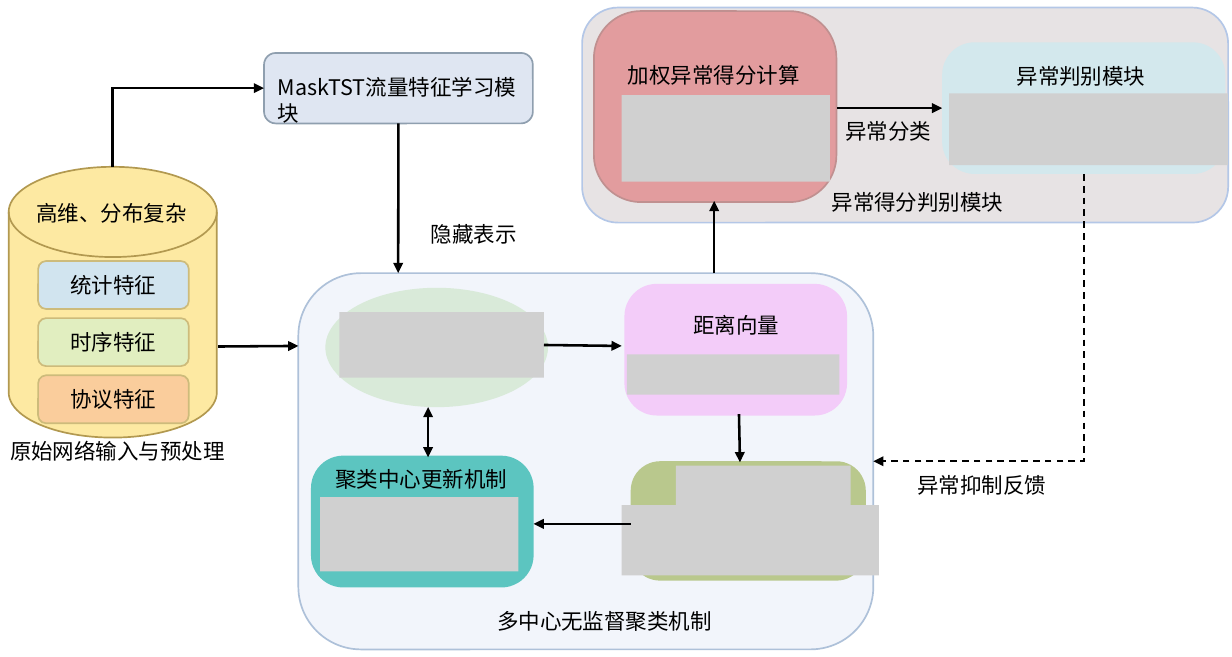
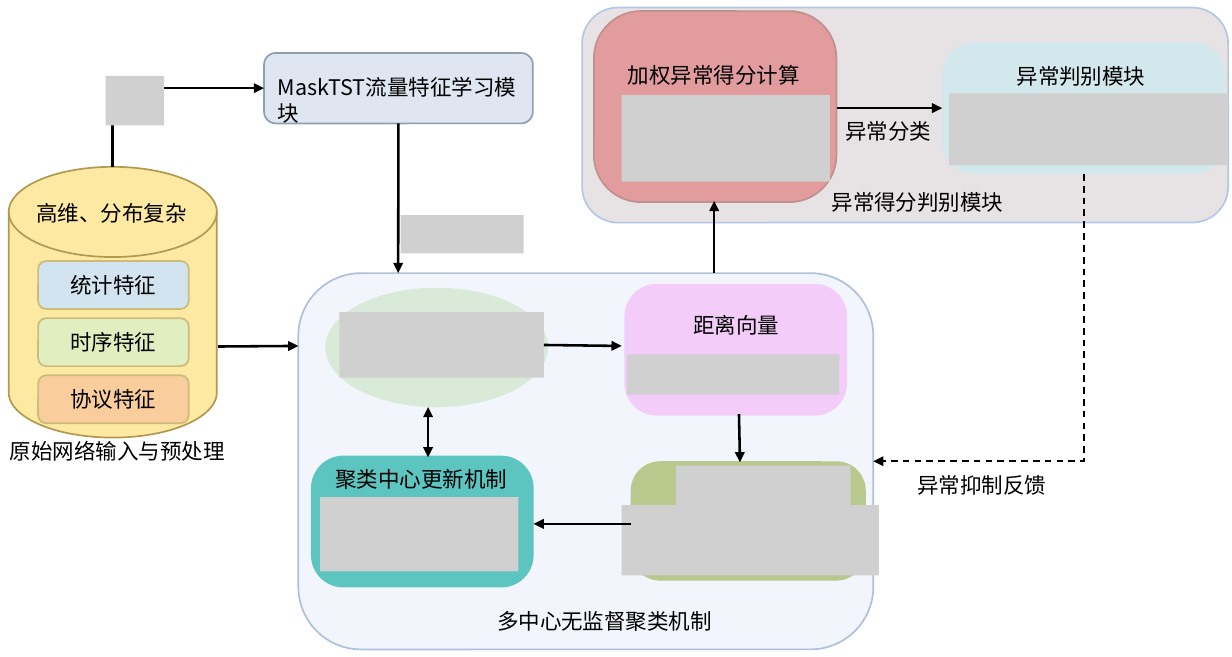
Before and after one commit to Memoried/Latex, a slide deck: slide 1 of fig/chapter4/多中心无监督异常流量检测方法.pptx. Drawn at 1232x657 pixels with LibreOffice and Linux fonts; fonts in the diff are those of the drawing; grey boxes stand for pictures. Boxes give left, top, right and bottom in pixels: in the first picture for what was removed or moved away, otherwise in the second. Text is boxed around its words. In the diff, an @@ line names an element or a change of style, - is before the commit and + after.

```diff
--- a/fig/chapter4/多中心无监督异常流量检测方法.pptx
+++ b/fig/chapter4/多中心无监督异常流量检测方法.pptx
@@ picture added at [106, 76, 164, 125] @@
@@ picture added at [400, 215, 523, 253] @@
@@ text removed at [431, 224, 517, 244] @@
-隐藏表示
```
Also in this commit, not shown: 1 slide removed, 47 other files.
